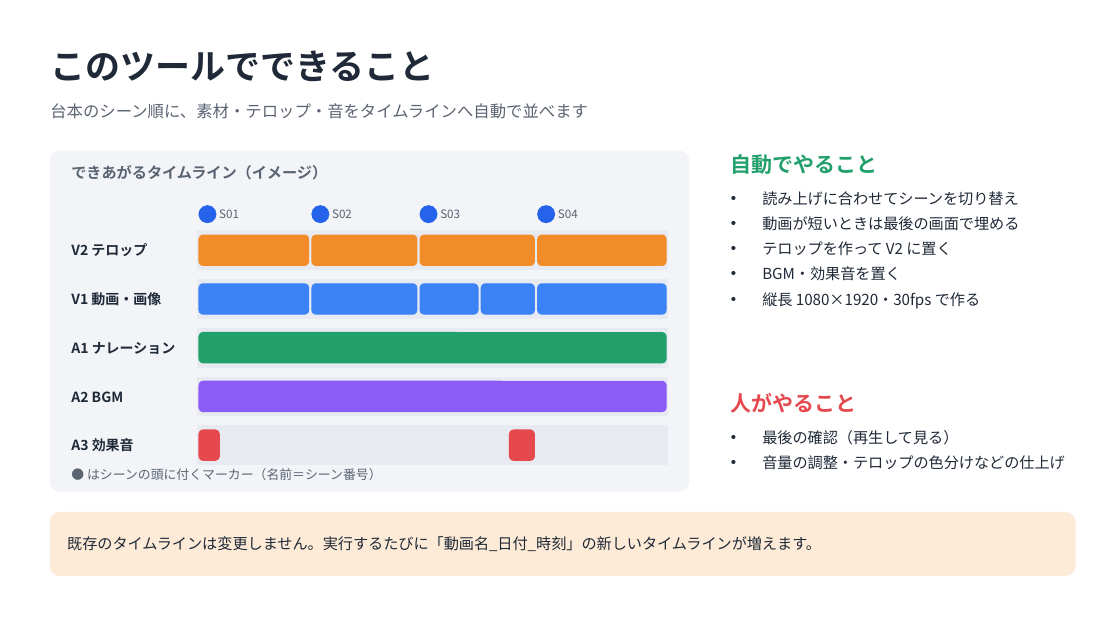
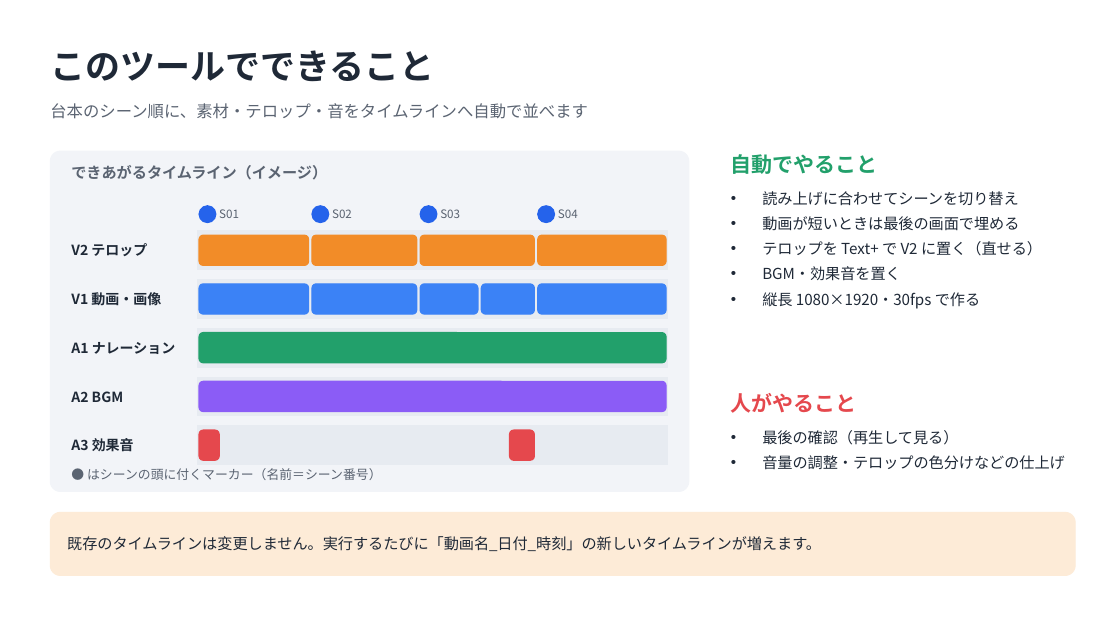
Before and after one commit to uru4848553-hub/my-first-project, a slide deck: slide 2 of 取扱説明書.pptx. Drawn at 1120x630 pixels with LibreOffice and Linux fonts; fonts in the diff are those of the drawing. Boxes give left, top, right and bottom in pixels: in the first picture for what was removed or moved away, otherwise in the second. Text is boxed around its words. In the diff, an @@ line names an element or a change of style, - is before the commit and + after.

```diff
--- a/取扱説明書.pptx
+++ b/取扱説明書.pptx
@@ text at box(762, 241, 1042, 256): text changed @@
-• テロップを作って V2 に置く
+• テロップを Text+ で V2 に置く（直せる）
```
Also in this commit, not shown: 3 other slides changed, 1 slide added, 1 slide removed, 14 other files.
